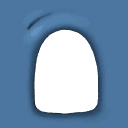
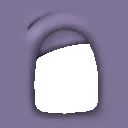
Before/after of a (128, 128) layered artwork. What changed in the layer stack:
hid group "Yellow" (6 layers) over [0, 0, 128, 128]
showed group "Black" (6 layers) over [0, 0, 128, 128]
